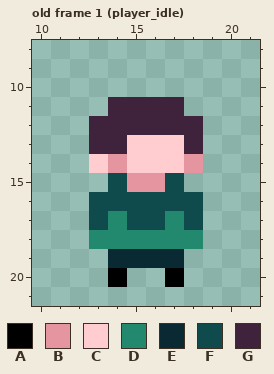
A pixel-art file gets an edit: public/assets/images/atlas.aseprite. That is the earlier state.
32x32 pixels, 16 frames. Shown: old frame 1 (player_idle): x 10..21, y 8..21. The commit also changed other frames, which this record leaves out.
Palette (. is transparent): A #000000  B #e5959f  C #ffccd0  D #22896e  E #0a2a33  F #0f4a4c  G #3f233c
Pixels before, old frame 1 (player_idle), first column x 13:
11 .GGGG.
12 GGGGGG
13 GGCCCG
14 CBCCCB
15 .FBBF.
16 FFFFFF
17 FDFFDF
18 DDDDDD
19 .EEEE.
20 .A..A.
The same view after the edit:
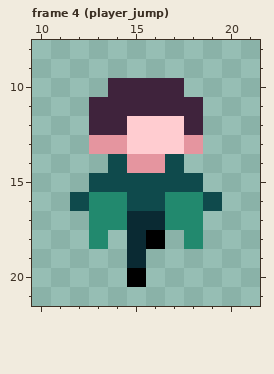
A new or re-ordered frame is compared with the old frame closest to it.
The commit says: feat: add player jump and attack effect
From old to new:
frames 16 -> 17
Changed rows in their new state; - is an unchanged pixel.
Frame 4 (player_jump) is new; against old frame 1 (player_idle):
first column x 12:
10 --GGGG--
11 -G----G-
12 ---CCC--
13 -BB---B-
14 -.FBBF.-
15 -F-FF-F-
16 FDD--DDF
17 -D-EE-D-
18 --.EA.--
19 --.-..--
20 --.A-.--
Changed places in both pictures, as pixel boxes (x1, y1, x2, y2):
changed: (70, 78, 222, 287)
